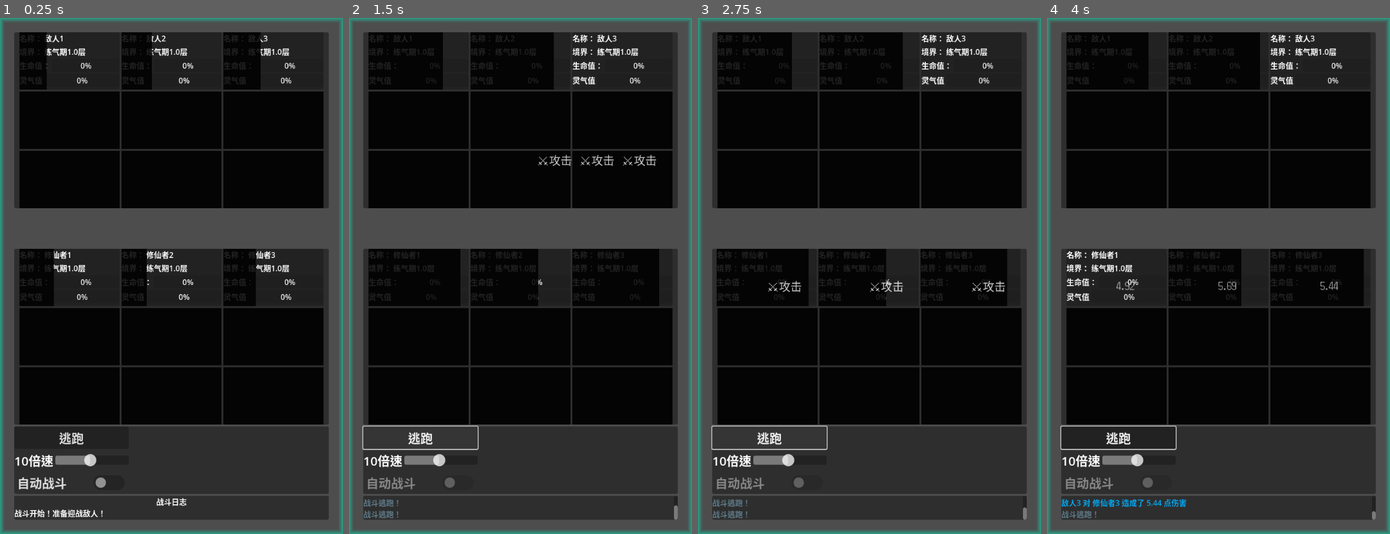
Above: before the commit, frames 1-4 (left to right).
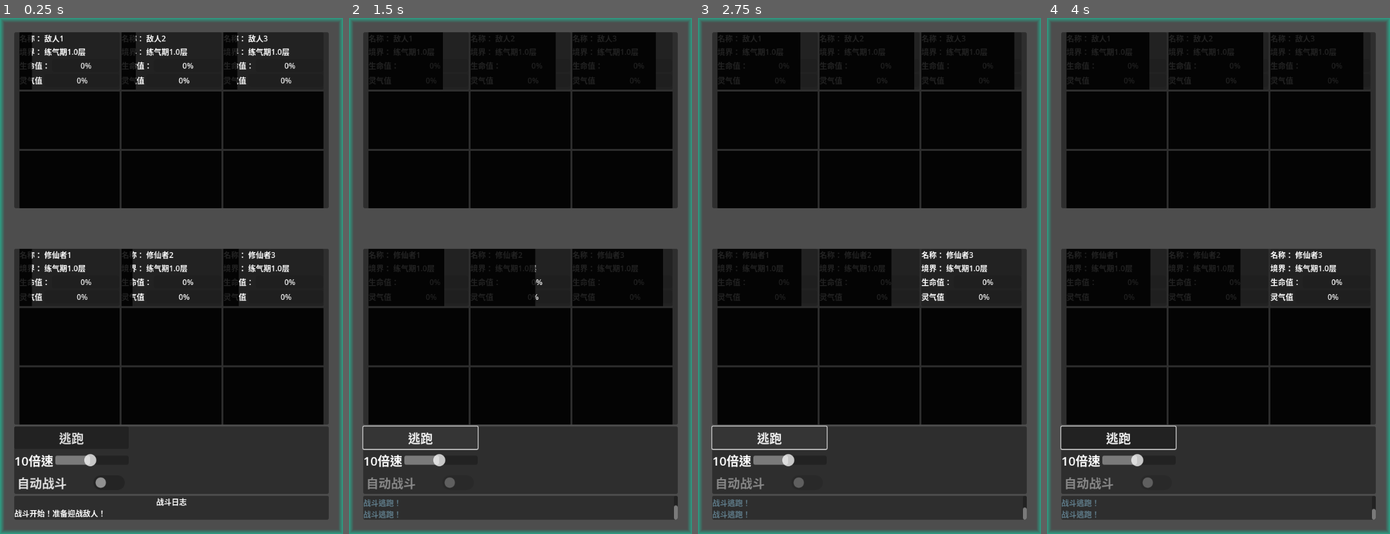
Above: after the commit, the same moments.

Repository: seven-it-work/godot-compoent
Game: Godot game, scene res://demo/战斗demo.tscn
Two runs of this game, one before a commit and one after it. Both use one fixed random seed, a clock stepped at 60 frames per second and the inputs below.
Inputs (mouse positions are in pixels of both pictures, inside the frame that each line leads up to):
- Up to frame 1 (0.25 s): no input
- Up to frame 2 (1.5 s): click "逃跑" at 0.5 s; click "逃跑" at 1.25 s
- Up to frame 3 (2.75 s): click "逃跑" at 2 s
- Up to frame 4 (4 s): move the mouse to (1293, 250) at 2.77 s; click (1293, 250) at 2.92 s; tap Enter at 3.5 s; move the mouse to (1149, 301) at 3.52 s; click (1149, 301) at 3.67 s

The runs differ from the first frame. In frame 1, 3.4% of the frame differs, in the area x 9-76%, y 2-56%; in frame 2, 3.7%; in frame 3, 7.0%; in frame 4, 9.2%, in the area x 4-96%, y 2-96%.

Commit message:
feat(战斗系统): 实现基于最大敏捷值的冷却时间计算机制
添加战斗场景全局配置引用和最大敏捷值计算功能
重构冷却时间计算逻辑，使用最大敏捷值作为基准
新增属性变化时重新计算最大敏捷值的功能

Diff:
--- a/godot-compoent/战斗/entity/全局配置.gd
+++ b/godot-compoent/战斗/entity/全局配置.gd
@@ -8,6 +8,9 @@
 var _全局倍速:int=10
 var _战斗暂停:bool=false:set=set_战斗暂停,get=get_战斗暂停
 var _游戏暂停:bool=false:set=set_游戏暂停,get=get_游戏暂停
+
+# 场景
+var 战斗场景:BattleSceneControl=null
 
 #region get/set 方法
 # 战斗暂停
--- a/godot-compoent/战斗/战斗中的人员面板.gd
+++ b/godot-compoent/战斗/战斗中的人员面板.gd
@@ -23,7 +23,7 @@
 	# 如果有修仙者，连接信号并更新UI
 	if _cultivator:
 		_cultivator.属性变化信号.connect(_on_cultivator_property_changed)
-		set_cool_down_time(_cultivator.get_agility().get_value()*100)
+		update_cool_down_based_on_max_agility()
 		update_ui()
 
 # 更新UI显示
@@ -79,6 +79,26 @@
 	update_cool_down_ui()
 
 # _process方法，处理冷却倒计时
+# 根据最大敏捷值更新冷却时间
+# 最大敏捷对应的冷却时间为1秒，其他敏捷根据比例计算
+func update_cool_down_based_on_max_agility() -> void:
+	if not _cultivator or 全局配置.战斗场景.最大敏捷值 <= 0:
+		return
+
+	# 计算冷却时间：最大敏捷值的冷却时间为1秒，其他按比例增加
+	# 公式：冷却时间(毫秒) = (最大敏捷值 / 当前敏捷值) * 1000
+	var current_agility = _cultivator.get_agility().get_value()
+	if current_agility <= 0:
+		current_agility = 1.0
+
+	var cool_down_time = (全局配置.战斗场景.最大敏捷值 / current_agility) * 1000
+
+	# 设置冷却时间
+	set_cool_down_time(cool_down_time)
+
+	# 打印调试信息
+	print("修仙者", _cultivator.get_name_str(), " 敏捷:", current_agility, " 最大敏捷:", 全局配置.战斗场景.最大敏捷值, " 冷却时间:", cool_down_time, "ms")
+
 func _process(_delta: float) -> void:
 	if not _cultivator:
 		return
@@ -95,7 +115,7 @@
 		_冷却时间 -= speed_multiplier
 		# 确保冷却时间不会小于0
 		if _冷却时间 <= 0:
-			_冷却时间 = _cultivator.get_agility().get_value()*100
+			update_cool_down_based_on_max_agility()
 			冷却完成.emit()
 		update_cool_down_ui()
 
--- a/godot-compoent/战斗/战斗场景.gd
+++ b/godot-compoent/战斗/战斗场景.gd
@@ -1,4 +1,5 @@
 extends Control
+class_name BattleSceneControl
 
 var _战斗状态 = "准备"
 var _战斗回合 = 0
@@ -14,6 +15,7 @@
 # 初始化计时器
 var _战斗计时器 = 0.0
 var _回合间隔 = 2.0
+var 最大敏捷值 = 1.0 # 用于计算冷却时间的基准敏捷值
 
 func _ready() -> void:
 	# 初始化UI
@@ -41,7 +43,9 @@
 			_战斗计时器 = 0
 
 func 开始战斗(敌人队伍: Cultivator.CultivatorTeam, 玩家队伍: Cultivator.CultivatorTeam) -> void:
-	# 对所以的队伍敏捷获取，然后计算敏捷所需要的时间。
+	全局配置.战斗场景 = self
+	# 计算所有队伍中的最大敏捷值，作为冷却时间计算基准
+	_计算最大敏捷值(敌人队伍, 玩家队伍)
 
 	更新队伍UI显示($"PanelContainer/VBoxContainer/敌人队伍面板", 敌人队伍)
 	更新队伍UI显示($"PanelContainer/VBoxContainer/玩家队伍面板", 玩家队伍)
@@ -52,6 +56,29 @@
 	else:
 		# 进行结算
 		pass
+
+# 计算所有队伍中的最大敏捷值
+func _计算最大敏捷值(敌人队伍: Cultivator.CultivatorTeam, 玩家队伍: Cultivator.CultivatorTeam) -> void:
+	var maxAgility = 1.0 # 默认最小值
+
+	# 检查敌人队伍中的敏捷值
+	if 敌人队伍:
+		for cultivator in 敌人队伍.get_valid_members():
+			if cultivator and cultivator.is_alive():
+				var agility = cultivator.get_agility().get_value()
+				if agility > maxAgility:
+					maxAgility = agility
+
+	# 检查玩家队伍中的敏捷值
+	if 玩家队伍:
+		for cultivator in 玩家队伍.get_valid_members():
+			if cultivator and cultivator.is_alive():
+				var agility = cultivator.get_agility().get_value()
+				if agility > maxAgility:
+					maxAgility = agility
+
+	最大敏捷值 = maxAgility
+	print("战斗中最大敏捷值为:", 最大敏捷值)
 
 # 更新队伍UI显示
 func 更新队伍UI显示(container: Control, team: Cultivator.CultivatorTeam) -> void:
@@ -233,3 +260,15 @@
 		logLabel.append_text(text + "\n")
 		# 自动滚动到底部
 		logLabel.scroll_to_line(logLabel.get_line_count())
+
+# 当队伍中的修仙者属性变化时（例如敏捷提升），可能需要重新计算最大敏捷值
+func _重新计算最大敏捷值() -> void:
+	var 敌人队伍 = $"PanelContainer/VBoxContainer/敌人队伍面板".get_team()
+	var 玩家队伍 = $"PanelContainer/VBoxContainer/玩家队伍面板".get_team()
+	_计算最大敏捷值(敌人队伍, 玩家队伍)
+
+	# 更新所有面板的冷却时间
+	if $"PanelContainer/VBoxContainer/敌人队伍面板".has_method("update_all_cool_down_times"):
+		$"PanelContainer/VBoxContainer/敌人队伍面板".update_all_cool_down_times(最大敏捷值)
+	if $"PanelContainer/VBoxContainer/玩家队伍面板".has_method("update_all_cool_down_times"):
+		$"PanelContainer/VBoxContainer/玩家队伍面板".update_all_cool_down_times(最大敏捷值)
